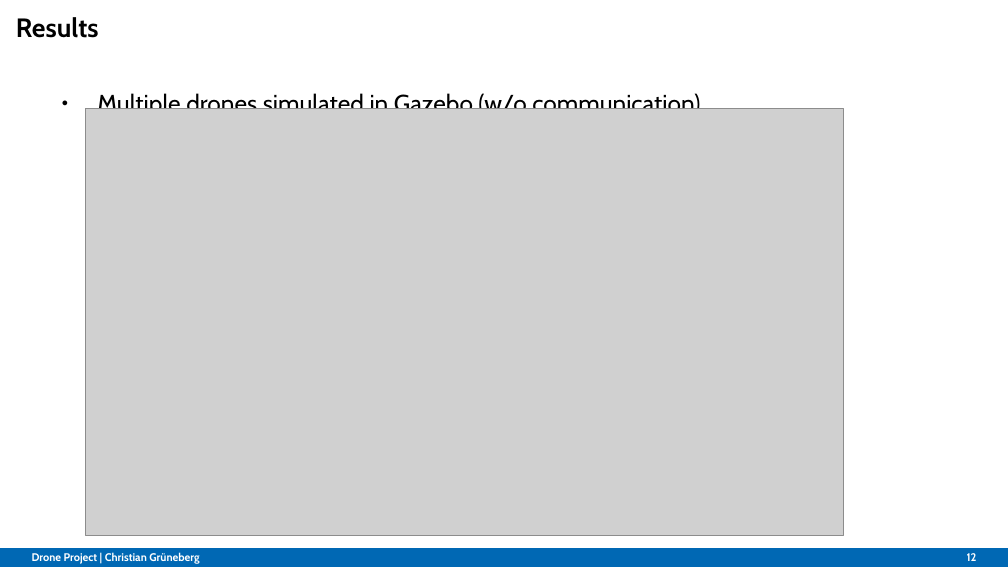
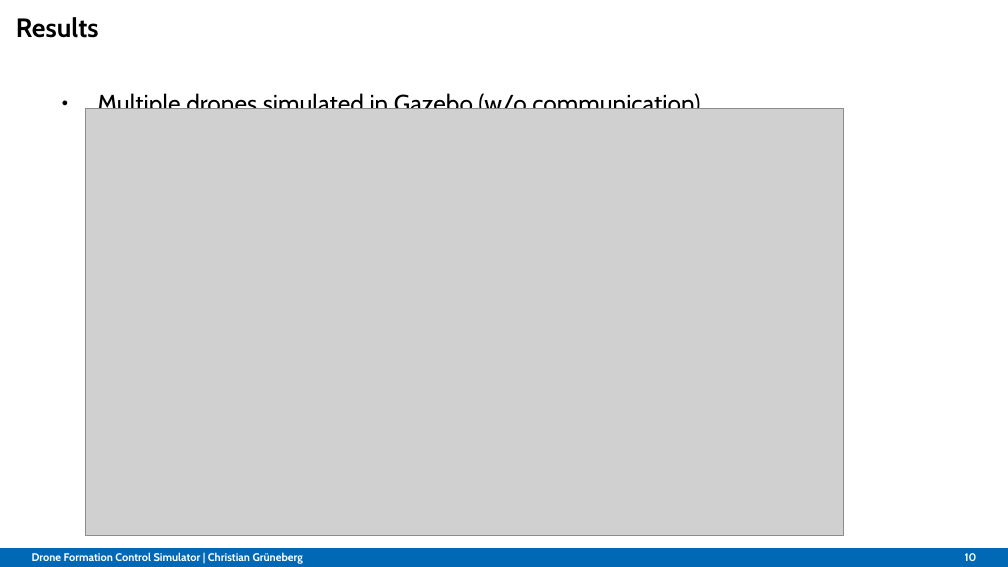
Before and after one commit to Belvin7/Drone_Project_personal-, a slide deck: slide 10 of AMS_Intermediate_Presentation.odp (slide 12 before the commit). Drawn at 1008x567 pixels with LibreOffice and Linux fonts; fonts in the diff are those of the drawing; grey boxes stand for pictures; background and template pictures are left out. Boxes give left, top, right and bottom in pixels: in the first picture for what was removed or moved away, otherwise in the second. Text is boxed around its words. In the diff, an @@ line names an element or a change of style, - is before the commit and + after.

```diff
--- a/AMS_Intermediate_Presentation.odp
+++ b/AMS_Intermediate_Presentation.odp
@@ text at bbox=[32, 552, 303, 564]: text changed @@
-Drone Project | Christian Grüneberg
+Drone Formation Control Simulator | Christian Grüneberg
@@ page number at bbox=[965, 553, 977, 561]: text changed @@
-12
+10
```
Also in this commit, not shown: 10 other slides changed, 1 slide added, 2 slides removed.
